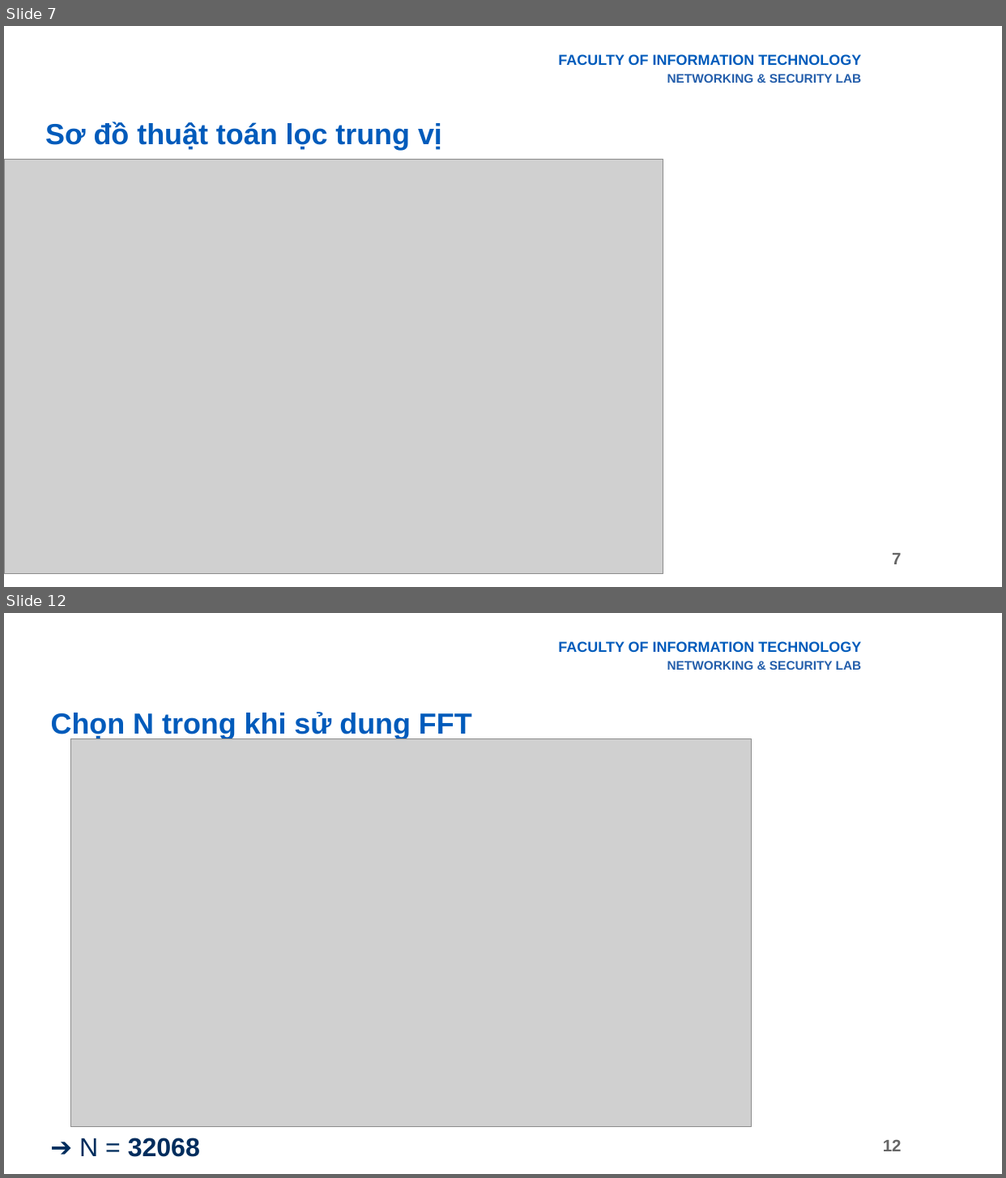
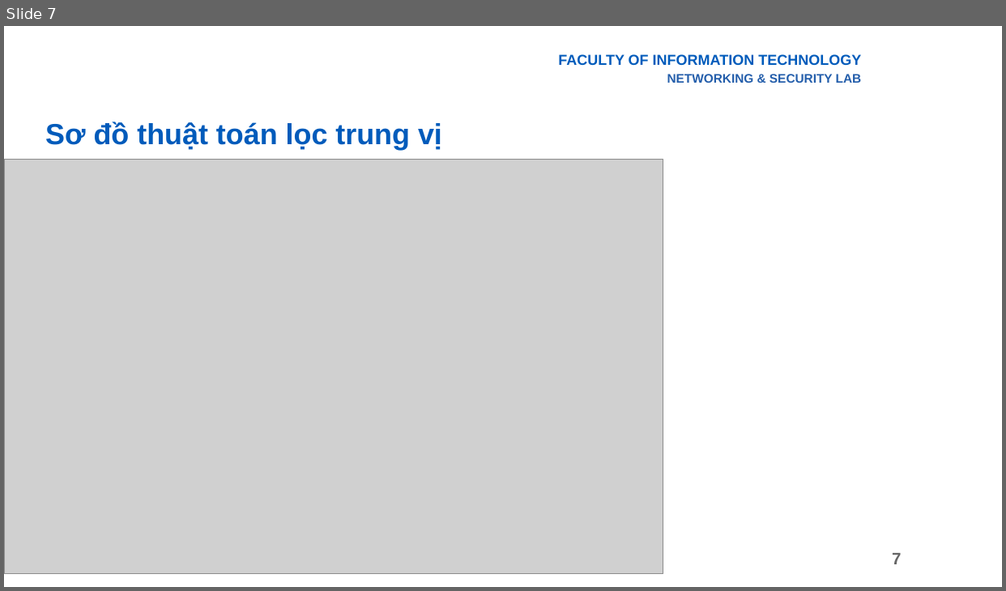
Before and after one commit to giabao2807/digital-signal-processing, a slide deck: TH1/Final.pptx. Shown one above the other, each under a label of ours: slides 7 and 12 before the commit, slide 7 after it; the slides between them are not shown. The pictures are 1006x1178 and 1006x591 pixels, drawn with LibreOffice and Linux fonts; fonts in the diff are those of the drawing; grey boxes stand for pictures; background and template pictures are left out. Boxes give left, top, right and bottom in pixels: in the first picture for what was removed or moved away, otherwise in the second. Text is boxed around its words. In the diff, an @@ line names an element or a change of style, - is before the commit and + after.

```diff
--- a/TH1/Final.pptx
+++ b/TH1/Final.pptx
@@ slide 12 removed at [4, 613, 1002, 1174], background picture (left out); not listed: 2 template elements that a slide beside it also shows @@
@@ title removed at [51, 712, 472, 739] @@
-Chọn N trong khi sử dung FFT
@@ picture removed at [70, 739, 751, 1127] @@
@@ text removed at [79, 1138, 200, 1157] @@
-➔ N = 32068
```
Also in this commit, not shown: 3 slides changed, 3 other slides removed, 6 other files.
